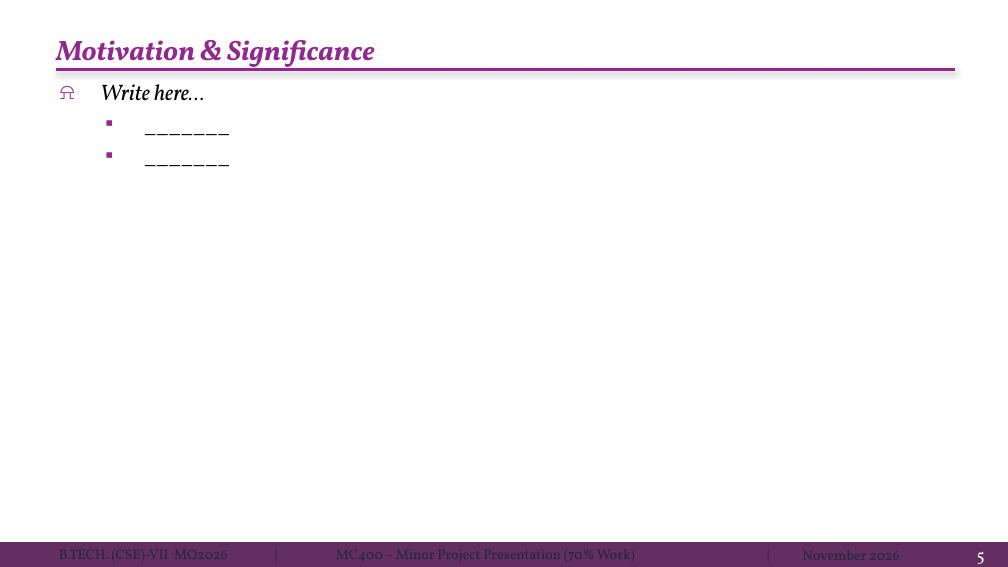
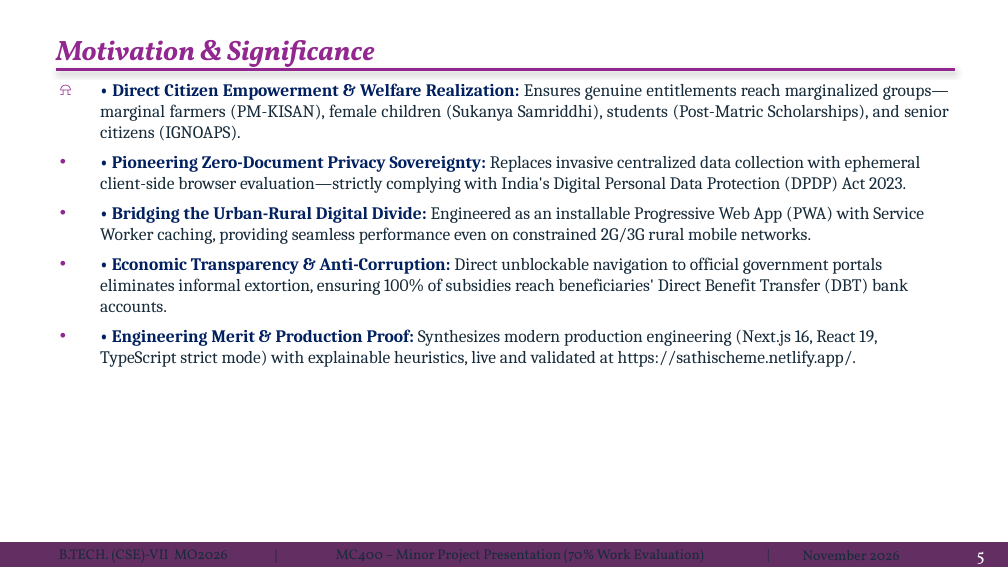
Before and after one commit to Shivaniroy09/SchemeSathi-Ai-Project, a slide deck: slide 5 of ppt/MC400-Minor Project Presentation format-BTech CSE MO26.pptx. Drawn at 1008x567 pixels with LibreOffice and Linux fonts; fonts in the diff are those of the drawing. Boxes give left, top, right and bottom in pixels: in the first picture for what was removed or moved away, otherwise in the second. Text is boxed around its words. In the diff, an @@ line names an element or a change of style, - is before the commit and + after.

Commit message:
feat: add SchemeSaathi 70% minor project presentation deck and generator script

```diff
--- a/ppt/MC400-Minor Project Presentation format-BTech CSE MO26.pptx
+++ b/ppt/MC400-Minor Project Presentation format-BTech CSE MO26.pptx
@@ text at (100, 83, 949, 367): text changed; size 16 to 12.5 pt; font Vollkorn to Cambria; text colour #000000 to #172B3A; italic off @@
-⍾ Write here…
-  ▪ _______
-  ▪ _______
+⍾ • Direct Citizen Empowerment & Welfare Realization: Ensures genuine entitlements reach marginalized groups—marginal farmers (PM-KISAN), female children (Sukanya Samriddhi), students (Post-Matric Scholarships), and senior citizens (IGNOAPS).
+• • Pioneering Zero-Document Privacy Sovereignty: Replaces invasive centralized data collection with ephemeral client-side browser evaluation—strictly complying with India's Digital Personal Data Protection (DPDP) Act 2023.
+• • Bridging the Urban-Rural Digital Divide: Engineered as an installable Progressive Web App (PWA) with Service Worker caching, providing seamless performance even on constrained 2G/3G rural mobile networks.
+• • Economic Transparency & Anti-Corruption: Direct unblockable navigation to official government portals eliminates informal extortion, ensuring 100% of subsidies reach beneficiaries' Direct Benefit Transfer (DBT) bank accounts.
+• • Engineering Merit & Production Proof: Synthesizes modern production engineering (Next.js 16, React 19, TypeScript strict mode) with explainable heuristics, live and validated at https://sathischeme.netlify.app/.
```
Also in this commit, not shown: 13 other slides changed, 3 other files.
